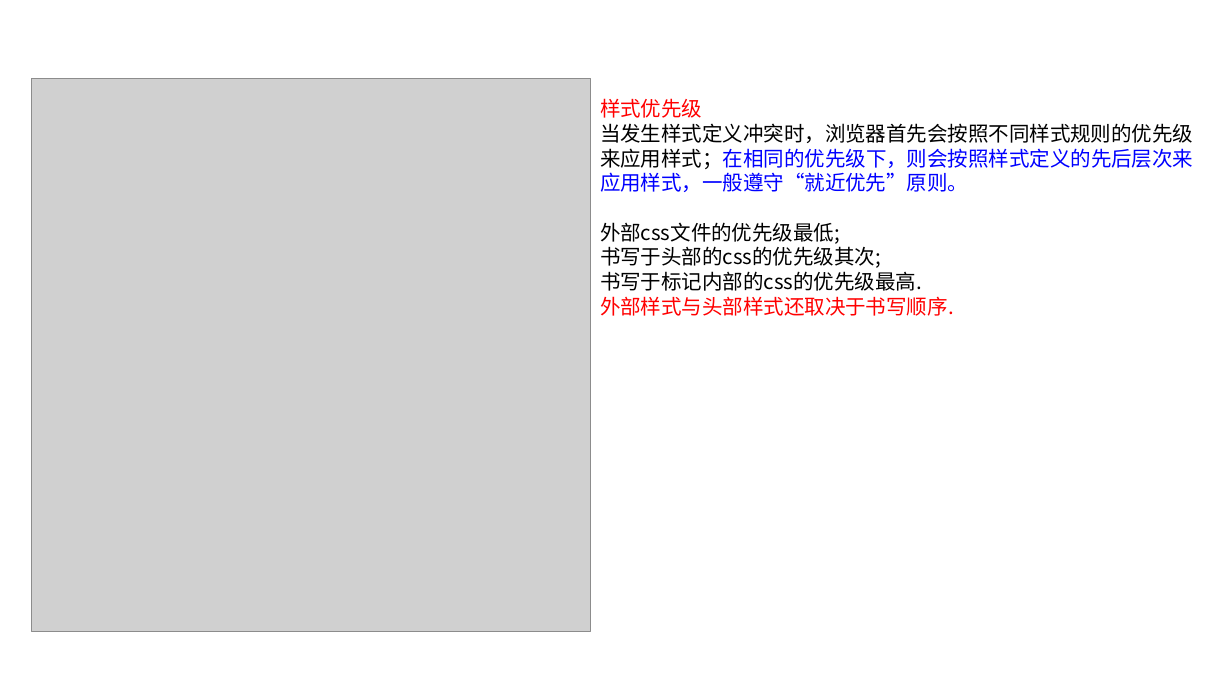
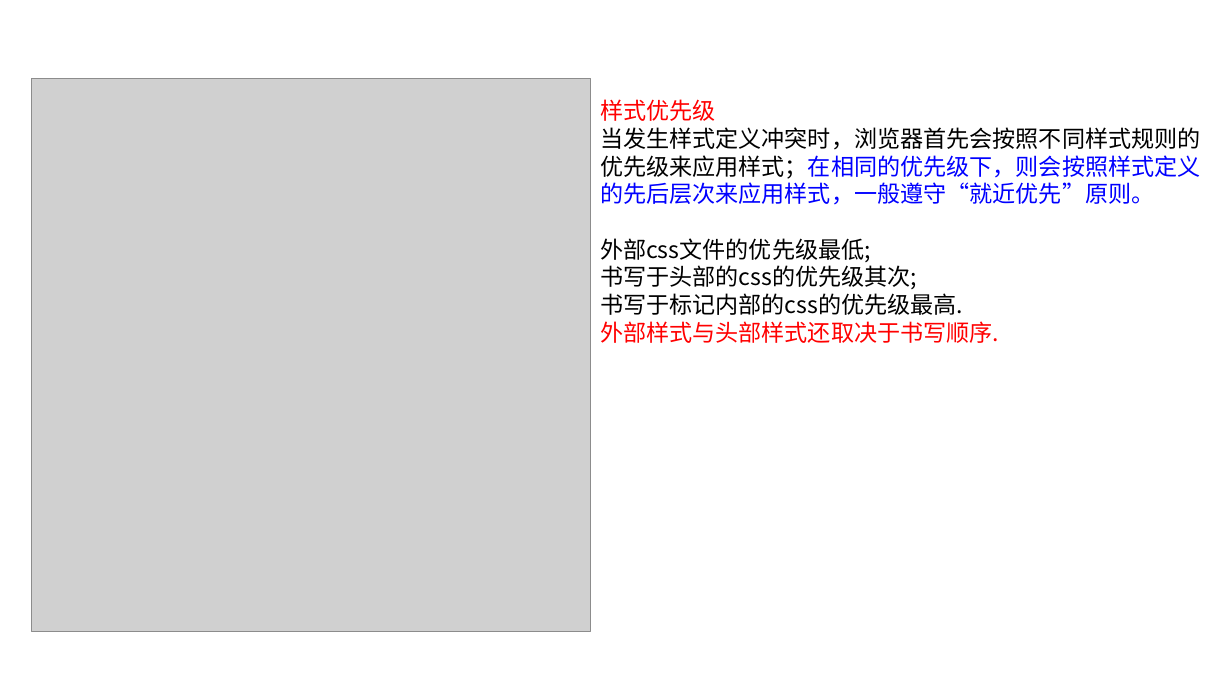
Before and after one commit to linkknown/PPT, a slide deck: slide 3 of 前端PPT/css 简介.pptx. Drawn at 1232x693 pixels with LibreOffice and Linux fonts; fonts in the diff are those of the drawing; grey boxes stand for pictures; background and template pictures are left out. Boxes give left, top, right and bottom in pixels: in the first picture for what was removed or moved away, otherwise in the second. Text is boxed around its words. In the diff, an @@ line names an element or a change of style, - is before the commit and + after.

```diff
--- a/前端PPT/css 简介.pptx
+++ b/前端PPT/css 简介.pptx
@@ text "样式优先级" at bbox=[600, 99, 1201, 343]: size 16 to 18 pt @@
```
Also in this commit, not shown: 2 other slides changed, 2 slides removed.
